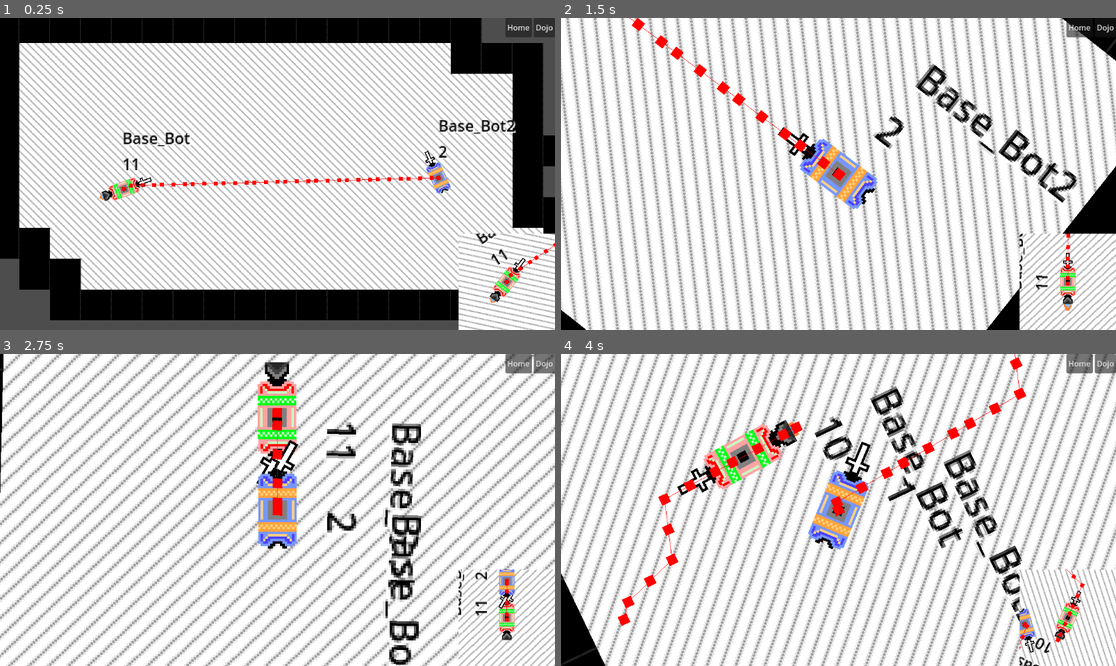
Above: before the commit, frames 1-4 (two rows, left to right).
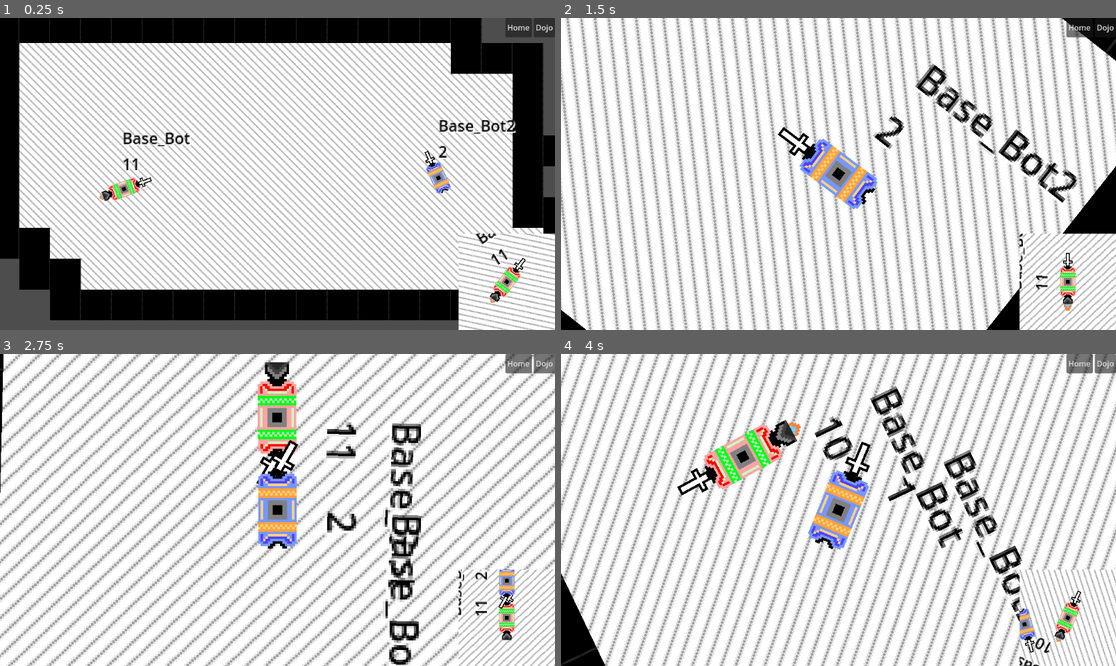
Above: after the commit, the same moments.

Repository: CWmain/botManager
Game: Godot game, scene res://Scene/base.tscn
Two runs of this game, one before a commit and one after it. Both use one fixed random seed, a clock stepped at 60 frames per second and the inputs below.
Inputs (mouse positions are in pixels of both pictures, inside the frame that each line leads up to):
- Up to frame 1 (0.25 s): no input
- Up to frame 2 (1.5 s): move the mouse to (960, 158) at 0.52 s; hold Right mouse button (Select, bound only after the commit) 0.53-1.28 s; click (960, 158) at 0.67 s; move the mouse to (727, 189) at 1.27 s; hold Down (ui_down) from 1.28 s (still down); tap C (BotCam) at 1.35 s; click (727, 189) at 1.42 s
- Up to frame 3 (2.75 s): right-click (166, 525) at 1.55 s; move the mouse to (333, 441) at 2.02 s; release Down (ui_down) at 2.03 s; hold Right mouse button (Select, bound only after the commit) from 2.03 s (still down); click (333, 441) at 2.1 s
- Up to frame 4 (4 s): move the mouse to (810, 572) at 2.77 s; release Right mouse button (Select, bound only after the commit) at 2.78 s; right-click (810, 572) at 2.85 s; click (810, 572) at 2.92 s; move the mouse to (1005, 556) at 3.52 s; hold Down (ui_down) from 3.53 s (still down); hold Right mouse button (Select, bound only after the commit) from 3.53 s (still down); click (1005, 556) at 3.67 s

The runs differ from the first frame. In frame 1, 0.5% of the frame differs, in the area x 21-100%, y 50-86%; in frame 2, 0.8%; in frame 3, 0.4%; in frame 4, 1.6%, in the area x 10-95%, y 0-95%.

Commit message:
Have an input propagating to both subviewports, however dosen't work in miniView. Current issue is that the bot menu has its location / size relative to the bot when I would like it to always be the same size no matter what

Diff:
--- a/Objects/Bots/base_bot.gd
+++ b/Objects/Bots/base_bot.gd
@@ -55,6 +55,10 @@
 
 # Moving Scenes
 @export var home: SubViewport
+
+# Bot Options
+@onready var bot_options: PanelContainer = $BotOptions
+
 
 signal attackComplete
 signal withinAttackRange
@@ -220,3 +224,14 @@
 
 func _on_bot_explode_finished() -> void:
 	reparent(home)
+
+
+func _on_input_event(viewport: Node, event: InputEvent, shape_idx: int) -> void:
+	if event.is_action_pressed("Select"):
+		if bot_options.visible:
+			bot_options.hide()
+		else:
+			bot_options.show()
+
+func _on_mouse_entered() -> void:
+	printerr("Mouse Entered")
--- a/Objects/Bots/base_bot.tscn
+++ b/Objects/Bots/base_bot.tscn
@@ -24,6 +24,7 @@
 
 [node name="Base_Bot" type="CharacterBody2D"]
 collision_layer = 3
+input_pickable = true
 motion_mode = 1
 script = ExtResource("1_weu0y")
 statBases = Dictionary[int, float]({
@@ -54,7 +55,6 @@
 
 [node name="PathFinder" type="NavigationAgent2D" parent="."]
 path_desired_distance = 10.0
-debug_enabled = true
 
 [node name="CombatStateMachine" parent="." node_paths=PackedStringArray("me", "initialState") instance=ExtResource("6_6qp8m")]
 me = NodePath("..")
@@ -97,6 +97,23 @@
 [node name="WallDetector" type="RayCast2D" parent="."]
 target_position = Vector2(0, -40)
 
+[node name="BotOptions" type="PanelContainer" parent="."]
+visible = false
+offset_right = 40.0
+offset_bottom = 40.0
+
+[node name="VBoxContainer" type="VBoxContainer" parent="BotOptions"]
+layout_mode = 2
+
+[node name="Button" type="Button" parent="BotOptions/VBoxContainer"]
+layout_mode = 2
+text = "Button 1"
+
+[node name="Button2" type="Button" parent="BotOptions/VBoxContainer"]
+layout_mode = 2
+text = "Button 2"
+
+[connection signal="input_event" from="." to="." method="_on_input_event"]
 [connection signal="finished" from="Bot_Explode" to="." method="_on_bot_explode_finished"]
 [connection signal="navigation_finished" from="PathFinder" to="." method="_on_path_finder_navigation_finished"]
 [connection signal="body_entered" from="AttackRange" to="." method="_on_attack_range_body_entered"]
--- a/Scene/base.gd
+++ b/Scene/base.gd
@@ -11,3 +11,18 @@
 func _on_top_bar_ui_show_home() -> void:
 	home.show()
 	dojo.hide()
+#
+#func _input(event: InputEvent) -> void:
+	#if dojo.visible:
+		#dojo.get_children()[0].push_input(event)
+
+func _on_test_input_event(viewport: Node, event: InputEvent, shape_idx: int) -> void:
+	printerr("On Hover!")
+
+
+func _on_color_rect_mouse_entered() -> void:
+	printerr("NNNNN")
+
+
+func _on_test_mouse_entered() -> void:
+	printerr("Mouse entered")
--- a/Scene/base.tscn
+++ b/Scene/base.tscn
@@ -40,6 +40,7 @@
 anchor_bottom = 1.0
 grow_horizontal = 2
 grow_vertical = 2
+mouse_filter = 1
 script = ExtResource("1_psmx6")
 
 [node name="Dojo" type="SubViewportContainer" parent="."]
@@ -55,6 +56,7 @@
 transparent_bg = true
 handle_input_locally = false
 canvas_item_default_texture_filter = 0
+physics_object_picking = true
 size = Vector2i(1152, 648)
 render_target_update_mode = 4
 
@@ -113,6 +115,8 @@
 
 [node name="HomeSV" type="SubViewport" parent="Home"]
 handle_input_locally = false
+canvas_item_default_texture_filter = 0
+physics_object_picking = true
 size = Vector2i(1152, 648)
 render_target_update_mode = 0
 
--- a/project.godot
+++ b/project.godot
@@ -32,6 +32,11 @@
 "events": [Object(InputEventKey,"resource_local_to_scene":false,"resource_name":"","device":-1,"window_id":0,"alt_press …(191 unchanged characters)…
 ]
 }
+Select={
+"deadzone": 0.2,
+"events": [Object(InputEventMouseButton,"resource_local_to_scene":false,"resource_name":"","device":-1,"window_id":0,"alt_pressed":false,"shift_pressed":false,"ctrl_pressed":false,"meta_pressed":false,"button_mask":2,"position":Vector2(71, 23),"global_position":Vector2(80, 71),"factor":1.0,"button_index":2,"canceled":false,"pressed":true,"double_click":false,"script":null)
+]
+}
 
 [layer_names]
 
